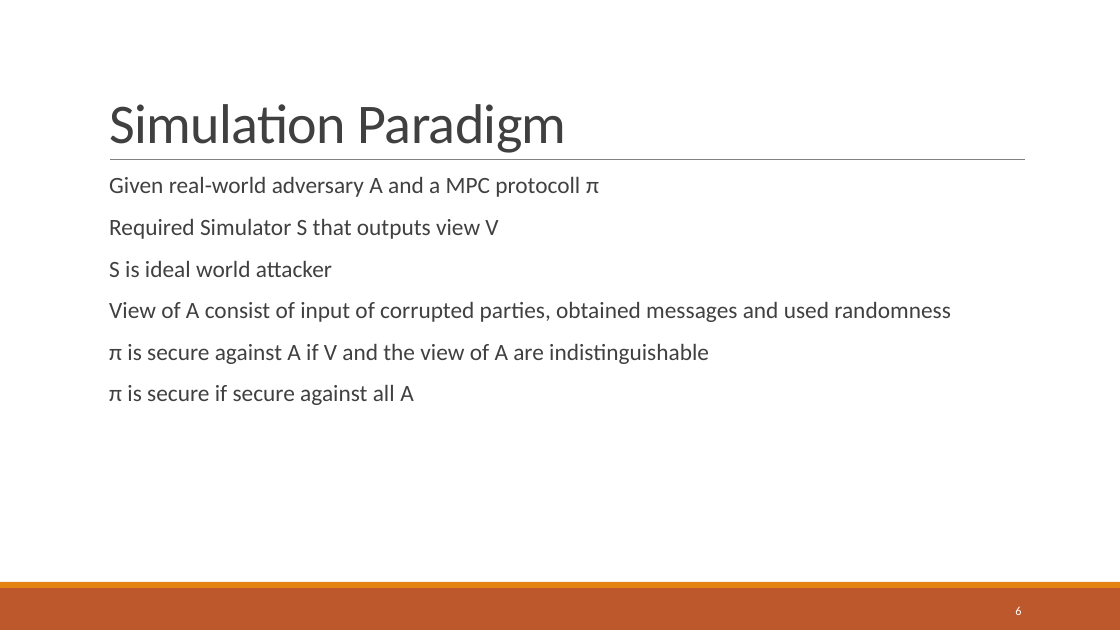
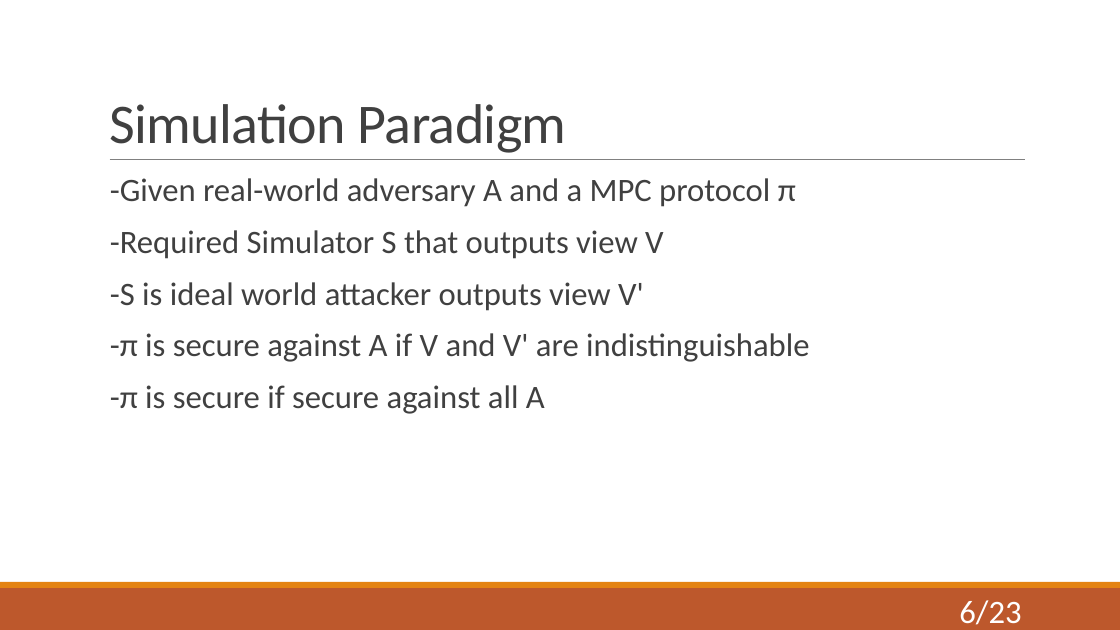
Before and after one commit to niklasUPB/thesis, a slide deck: slide 5 of thesis/Abschlussvortrag.pptx (slide 6 before the commit). Drawn at 1120x630 pixels with LibreOffice and Linux fonts; fonts in the diff are those of the drawing. Boxes give left, top, right and bottom in pixels: in the first picture for what was removed or moved away, otherwise in the second. Text is boxed around its words. In the diff, an @@ line names an element or a change of style, - is before the commit and + after.

```diff
--- a/thesis/Abschlussvortrag.pptx
+++ b/thesis/Abschlussvortrag.pptx
@@ text at [110, 178, 809, 414]: text changed; size 20 to 28 pt @@
-  Given real-world adversary A and a MPC protocoll π
-  Required Simulator S that outputs view V
-  S is ideal world attacker
-  View of A consist of input of corrupted parties, obtained messages and used randomness
-  π is secure against A if V and the view of A are indistinguishable
-  π is secure if secure against all A
+  -Given real-world adversary A and a MPC protocol π
+  -Required Simulator S that outputs view V
+  -S is ideal world attacker outputs view V'
+  -π is secure against A if V and V' are indistinguishable
+  -π is secure if secure against all A
@@ text at [959, 600, 1021, 625]: text changed; size 10.5 to 28 pt @@
-6
+6/23
```
Also in this commit, not shown: 19 other slides changed, 2 slides added, 3 slides removed.
